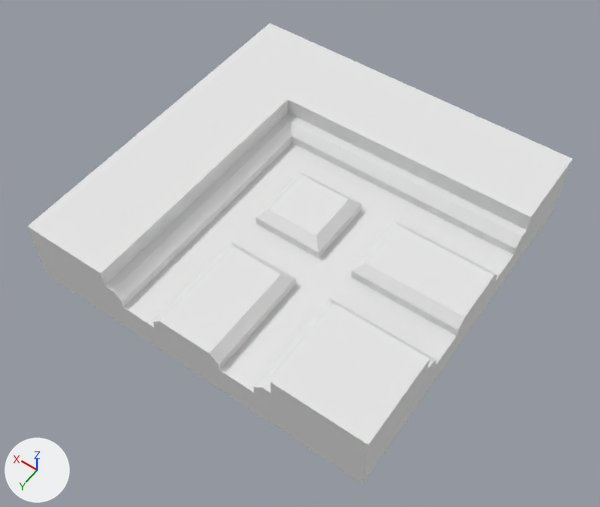
What one commit did to the OBJ model The_Dune_Project/Assets/Models/env/Modular Temple/Puzzle_Track_Standard_Corner.obj.
Camera for both pictures: a 50 mm camera at (-0.817, 1.184, 1.581) aimed at (-0.025, 0.076, -0.16). Every picture has the same lights, and +X, +Y and +Z are marked at lower left. Where no turn or scale is listed for an object, it has been applied to the vertices.
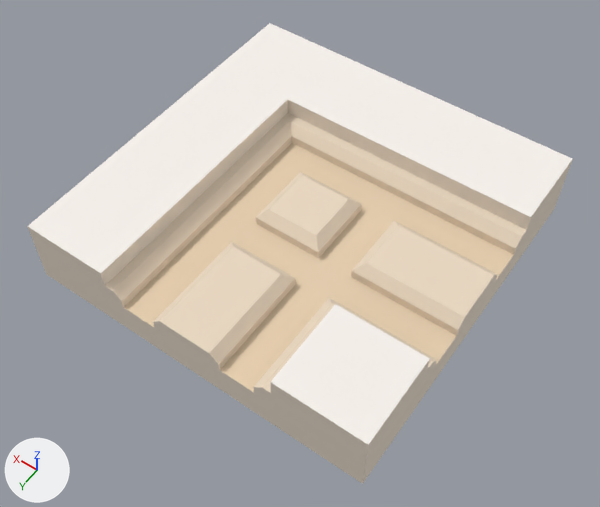
Boxes (x1, y1, x2, y2) around the edits, measured in the pictures (600 x 507 px):
```json
{"object": "object1", "change": "recoloured", "before": [27, 23, 573, 484], "after": [27, 23, 573, 484]}
```

The change, as JSON lines over the scene's bpy script:
```json
{"op": "set", "path": "mat_sandstone_trim.base_color", "old": "(0.8, 0.8, 0.8)", "new": "(0.871, 0.765, 0.647)", "note": "white #e7e7e7 -> white #f0e3d2"}
{"op": "set", "path": "mat_sandstone_4.base_color", "old": "(0.8, 0.8, 0.8)", "new": "(0.835, 0.698, 0.545)", "note": "white #e7e7e7 -> beige #ecdac3"}
{"op": "set", "path": "mat_sandstone_5.base_color", "old": "(0.8, 0.8, 0.8)", "new": "(0.8, 0.627, 0.439)", "note": "white #e7e7e7 -> beige #e7cfb1"}
{"op": "set", "path": "mat_sandstone_floor.base_color", "old": "(0.8, 0.8, 0.8)", "new": "(0.945, 0.898, 0.851)", "note": "white #e7e7e7 -> white #f9f3ee"}
```
